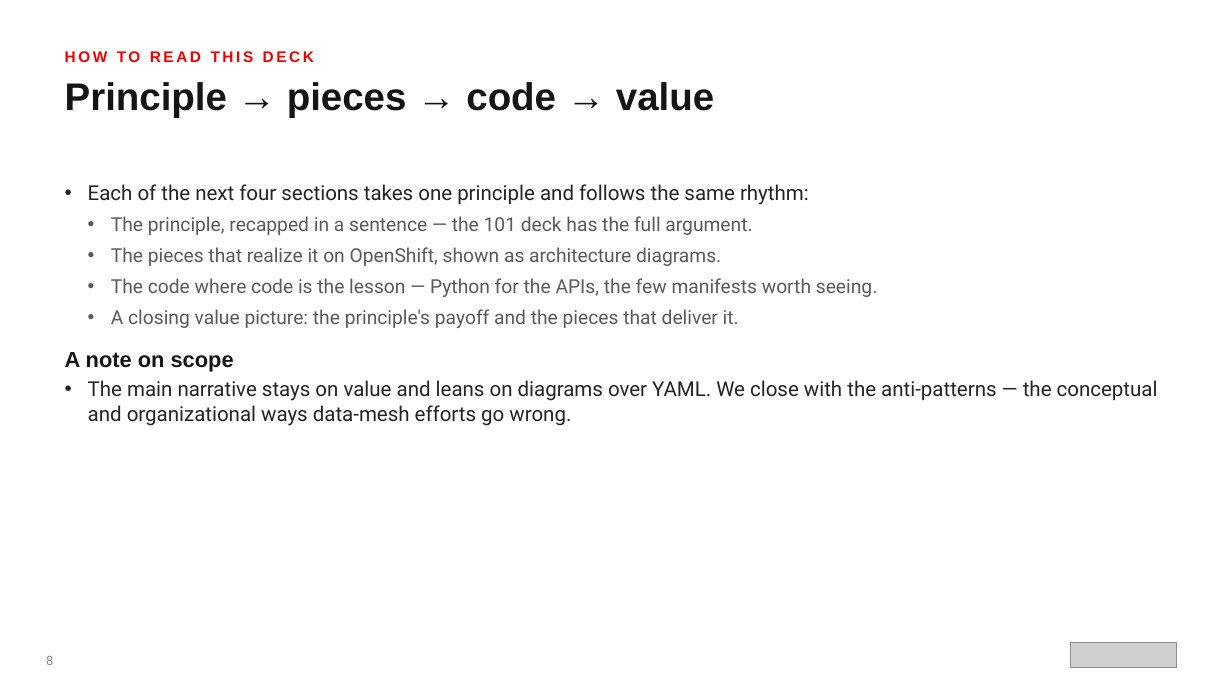
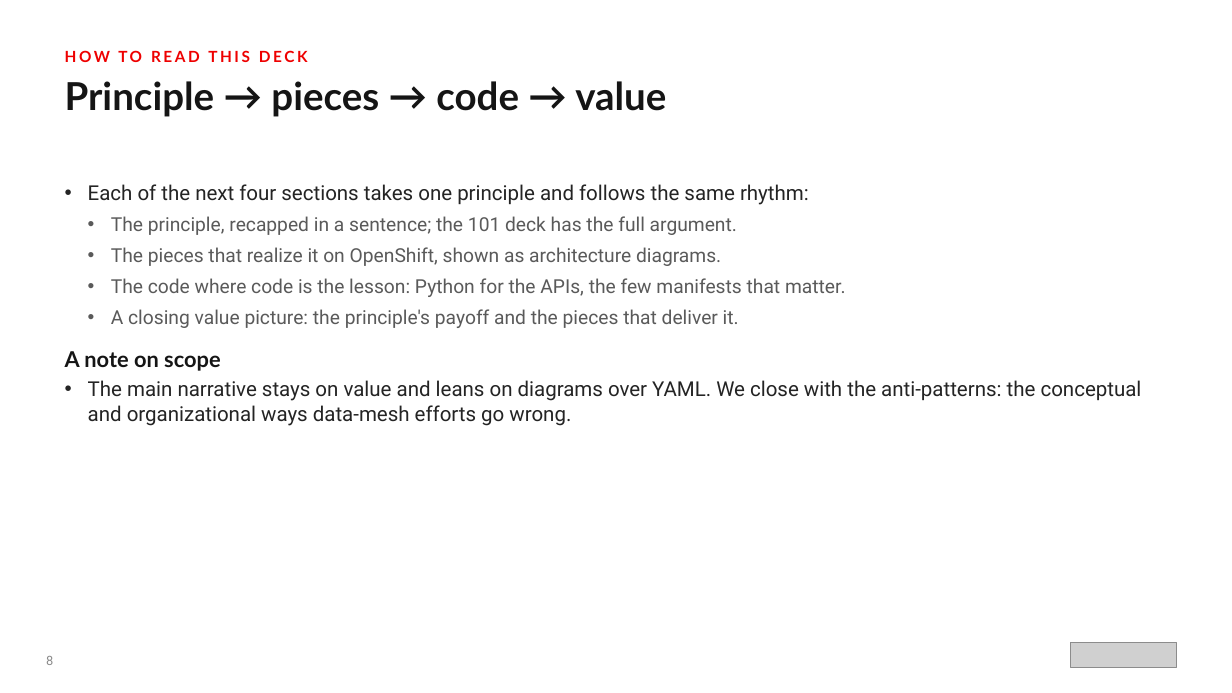
Before and after one commit to patterncatalyst/datamesh-reference-arch-python, a slide deck: slide 9 of presentation/data-mesh-openshift/Data_Mesh_on_OpenShift.pptx. Drawn at 1232x693 pixels with LibreOffice and Linux fonts; fonts in the diff are those of the drawing; grey boxes stand for pictures. Boxes give left, top, right and bottom in pixels: in the first picture for what was removed or moved away, otherwise in the second. Text is boxed around its words. In the diff, an @@ line names an element or a change of style, - is before the commit and + after.

Commit message:
docs(deck): voice + Red Hat Display pass on the data-mesh decks (#22)
* docs(deck): professional-voice pass on the data-mesh decks

Remove em dashes, chapter/section cross-references, and ban-tier verbal
tics (deliberately, earns its place, load-bearing, worth noticing, honest,
on purpose, not a toy, rest of this deck) from The Data Mesh 101 and
Data Mesh on OpenShift pptxgenjs sources, then rebuild both decks.

* docs(deck): Red Hat Display titles on the data-mesh decks

Replace the Overpass SemiBold heading font token with Red Hat Display in
both pptxgenjs sources (The Data Mesh 101, Data Mesh on OpenShift) and
rebuild; body (Red Hat Text) and code (Red Hat Mono) fonts are unchanged.

```diff
--- a/presentation/data-mesh-openshift/Data_Mesh_on_OpenShift.pptx
+++ b/presentation/data-mesh-openshift/Data_Mesh_on_OpenShift.pptx
@@ text "HOW TO READ THIS DECK" at (65,50,308,62): font Arial to Lato @@
@@ text "Principle → pieces → code ..." at (65,81,666,117): font Arial to Lato @@
@@ text at (111,216,737,235): text changed @@
-  • The principle, recapped in a sentence — the 101 deck has the full argument.
+  • The principle, recapped in a sentence; the 101 deck has the full argument.
@@ text at (111,278,846,297): text changed @@
-  • The code where code is the lesson — Python for the APIs, the few manifests worth seeing.
+  • The code where code is the lesson: Python for the APIs, the few manifests that matter.
@@ text at (65,351,221,371): font Arial to Lato in "A note on scope" @@
@@ text at (88,380,1142,426): text changed @@
-• The main narrative stays on value and leans on diagrams over YAML. We close with the anti-patterns — the conceptual and organizational ways data-mesh efforts go wrong.
+• The main narrative stays on value and leans on diagrams over YAML. We close with the anti-patterns: the conceptual and organizational ways data-mesh efforts go wrong.
```
Also in this commit, not shown: 61 other slides changed, 4 other files.
